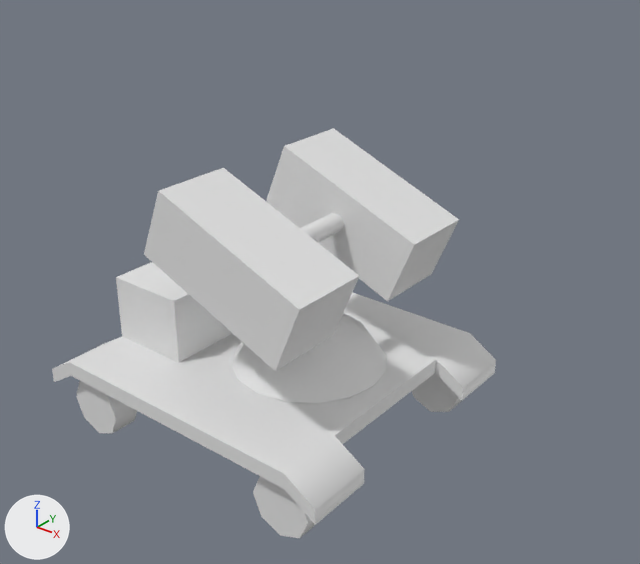
Before and after pictures for a commit that changed the OBJ model assets/models/launcher.obj.
The view is the same before and after, from a 50 mm camera at (2.89, -3.19, 2.94) aimed at (0.3, 0.05, 0.93). The lights are fixed; the arrows at lower left show +X, +Y and +Z. Where no turn or scale is listed for an object, it has been applied to the vertices. Vertices at the same position are counted once.

The scene before the commit, as lines of its bpy script (objects in view):
```python
me_launcher = bpy.data.meshes.new('launcher')
me_launcher.from_pydata(...)  # 219 vertices, 243 faces; spans x -0.93..0.95, y -0.81..0.83, z 0.0..1.54
ob_launcher = bpy.data.objects.new('launcher', me_launcher)
ob_launcher.location = (0.0, 0.0, 0.0)
```
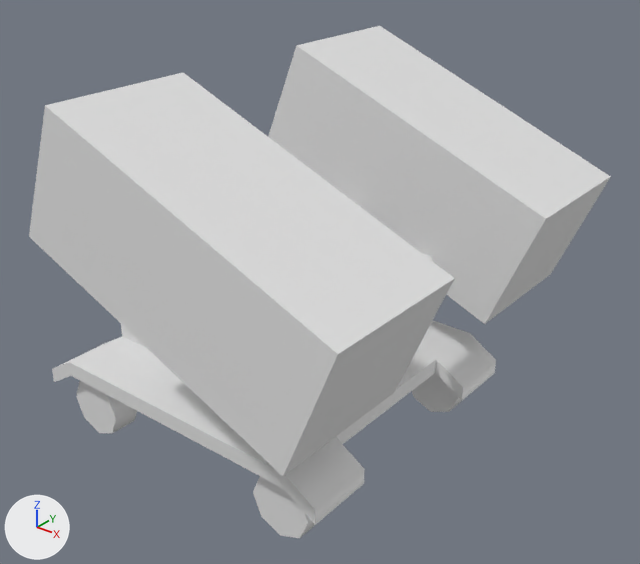
What the commit changed:
me_launcher has 219 vertices, 243 faces and spans x -0.93..0.95, y -0.81..0.83, z 0.0..1.54.
me_launcher is used by ob_launcher; location (0.0, 0.0, 0.0).
me_launcher part 1: the loose piece of 8 vertices spanning x -0.25..0.74, y -0.64..-0.22, z 0.84..1.54 is scaled about its middle by 1.76, then moved by (0.21, -0.34, 0.22).
me_launcher part 2: the loose piece of 8 vertices spanning x -0.25..0.74, y 0.24..0.67, z 0.84..1.54 is scaled about its middle by 1.76, then moved by (0.21, 0.34, 0.22).
me_launcher part 3: the loose piece of 14 vertices spanning x 0.2..0.31, y -0.24..0.29, z 1.15..1.24 is deleted.

Boxes [x1, y1, x2, y2] around the edits, measured in the pictures (640 x 564 px; the box of a moved part takes in the faces that stretch with it):
'launcher', reshaped (31% wider, 25% taller): before [52, 128, 496, 538]; after [29, 26, 611, 538]
part 1 of me_launcher, moved or reshaped: before [144, 168, 359, 371]; after [29, 73, 455, 476]
part 2 of me_launcher, moved or reshaped: before [266, 128, 459, 301]; after [268, 26, 611, 324]
part 3 of me_launcher, deleted: before [300, 213, 344, 242]
